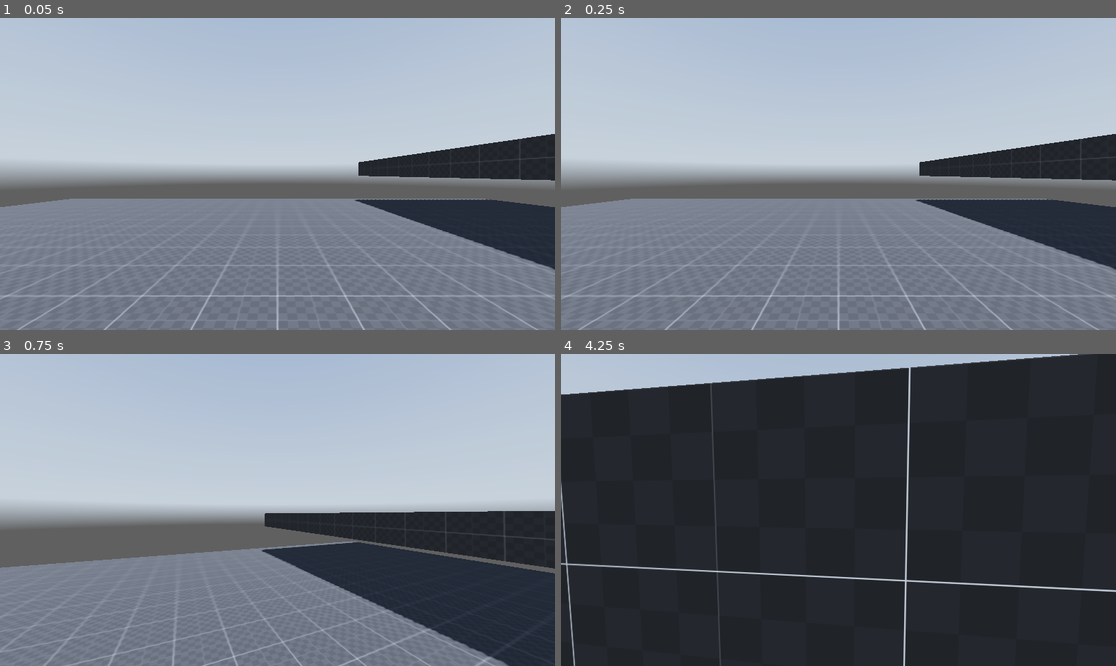
Above: before the commit, frames 1-4 (two rows, left to right).
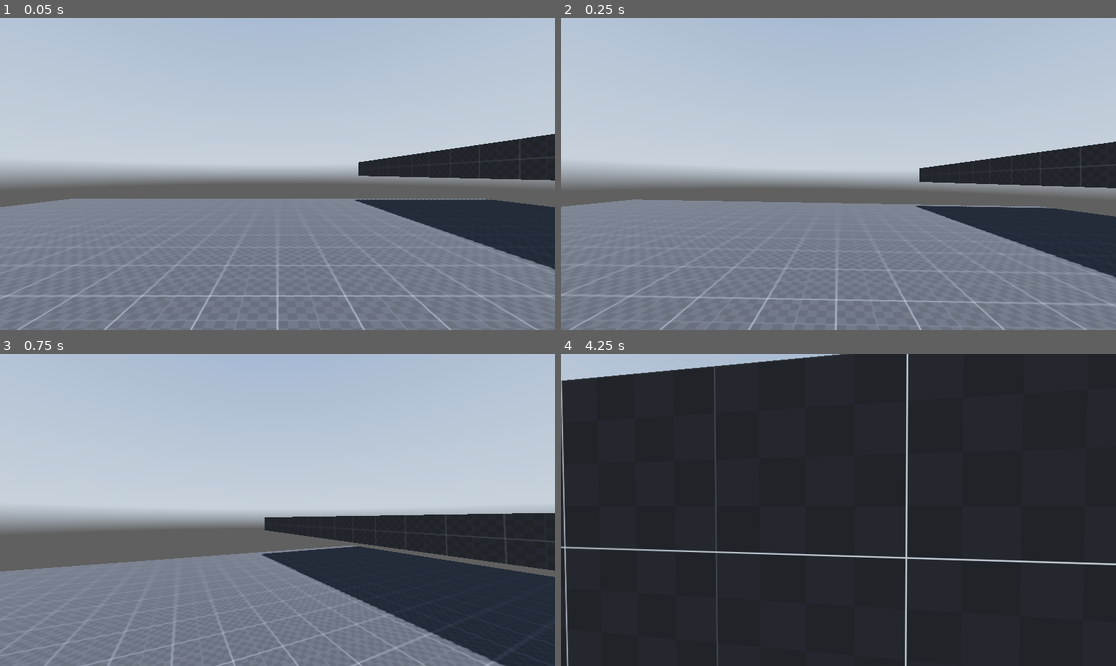
Above: after the commit, the same moments.

Repository: ubermensch04/FPS-Controller
Game: Godot game, scene res://scenes/main.tscn
The game is run twice, just before and just after one commit, with the same random seed, the same clock (stepped at 60 frames per second) and the same inputs. A sky picture missing from this copy of the repository is replaced by a grey-blue gradient.
Inputs (mouse positions are in pixels of both pictures, inside the frame that each line leads up to):
- Up to frame 1 (0.05 s): no input
- Up to frame 2 (0.25 s): no input
- Up to frame 3 (0.75 s): tap Enter (ui_accept) at 0.5 s; move the mouse to (305, 510) at 0.52 s; hold W (forward) from 0.53 s (still down); hold Alt (free_look) from 0.53 s (still down)
- Up to frame 4 (4.25 s): keep holding W (forward); tap Enter (ui_accept) at 0.77, 0.8, 1.07, 1.35, 1.52, 1.82, 2.3, 3.02, 3.32, 3.77, 3.8, 4.07 s; move the mouse to (810, 510) at 1.27 s; release Alt (free_look) at 1.28 s; tap Alt (free_look) at 1.55, 2.85 s; move the mouse to (849, 503) at 2.02 s; hold Ctrl (crouch) 2.03-2.78 s; move the mouse to (832, 516) at 2.77 s; move the mouse to (877, 513) at 3.52 s; hold Shift (sprint) from 3.53 s (still down)

Frame 1 is identical in both runs. In frame 2, 8.0% of the frame differs, in the area x 0-100%, y 37-100%; in frame 3, 5.0%; in frame 4, 6.6%.

Commit message:
added movement animations
rolling and jump animations

Diff:
--- a/player.gd
+++ b/player.gd
@@ -8,6 +8,7 @@
 @onready var ray_cast_3d = $RayCast3D
 @onready var neck = $Neck
 @onready var camera_3d = $Neck/Head/Eyes/Camera3D
+@onready var animation_player = $Neck/Head/Eyes/AnimationPlayer
 
 #Speed Variables
 var current_speed = 5.0
@@ -47,6 +48,7 @@
 var lerp_speed= 15
 var free_look_tilt=8
 var air_lerp_speed=3.0
+var last_velocity=Vector2.ZERO
 
 #Input Variables
 var direction=Vector3.ZERO
@@ -113,15 +115,15 @@
 	#handling free looking
 	if Input.is_action_pressed("free_look") || sliding:
 		free_looking=true
-		camera_3d.rotation.z=neck.rotation.y*-deg_to_rad(free_look_tilt)
+		#camera_3d.rotation.z=neck.rotation.y*-deg_to_rad(free_look_tilt)
 		if sliding:
-			camera_3d.rotation.z=lerp(camera_3d.rotation.z,-deg_to_rad(7.0),delta*lerp_speed)
+			eyes.rotation.z=lerp(eyes.rotation.z,-deg_to_rad(7.0),delta*lerp_speed)
 		else:
-			camera_3d.rotation.z=neck.rotation.y*-deg_to_rad(free_look_tilt)
+			eyes.rotation.z=neck.rotation.y*-deg_to_rad(free_look_tilt)
 	else:
 		free_looking=false
 		neck.rotation.y=lerp(neck.rotation.y,0.0,delta*lerp_speed)
-		camera_3d.rotation.z=lerp(camera_3d.rotation.z,0.0,delta*lerp_speed)
+		eyes.rotation.z=lerp(eyes.rotation.z,0.0,delta*lerp_speed)
 
 	#Handling Sliding
 	if sliding:
@@ -158,6 +160,15 @@
 	if Input.is_action_just_pressed("ui_accept") and is_on_floor():
 		velocity.y = jump_velocity
 		sliding=false
+		animation_player.play("jump")
+
+	if is_on_floor():
+		if last_velocity.y<-10.0:
+			animation_player.play("roll")
+			print(last_velocity.y)
+		elif last_velocity.y<0.0:
+			animation_player.play("landing")
+			print(last_velocity.y)
 	if is_on_floor():
 		direction = lerp(direction,(transform.basis * Vector3(input_dir.x, 0, input_dir.y)).normalized(),delta*lerp_speed)
 	else:
@@ -174,5 +185,5 @@
 	else:
 		velocity.x = move_toward(velocity.x, 0, current_speed)
 		velocity.z = move_toward(velocity.z, 0, current_speed)
-
+	last_velocity=velocity
 	move_and_slide()
--- a/scenes/main.tscn
+++ b/scenes/main.tscn
@@ -25,6 +25,125 @@
 [sub_resource type="CapsuleShape3D" id="CapsuleShape3D_6usr2"]
 height = 1.0
 
+[sub_resource type="Animation" id="Animation_ouyx7"]
+resource_name = "jump"
+length = 0.3
+tracks/0/type = "value"
+tracks/0/imported = false
+tracks/0/enabled = true
+tracks/0/path = NodePath("Camera3D:rotation")
+tracks/0/interp = 1
+tracks/0/loop_wrap = true
+tracks/0/keys = {
+"times": PackedFloat32Array(0, 0.1, 0.3),
+"transitions": PackedFloat32Array(1, 1, 1),
+"update": 0,
+"values": [Vector3(0, 0, 0), Vector3(0.0523599, 0, 0), Vector3(0, 0, 0)]
+}
+tracks/1/type = "value"
+tracks/1/imported = false
+tracks/1/enabled = true
+tracks/1/path = NodePath("Camera3D:position")
+tracks/1/interp = 1
+tracks/1/loop_wrap = true
+tracks/1/keys = {
+"times": PackedFloat32Array(0, 0.1, 0.3),
+"transitions": PackedFloat32Array(1, 1, 1),
+"update": 0,
+"values": [Vector3(0, 0, 0), Vector3(0, -0.1, 0), Vector3(0, 0, 0)]
+}
+
+[sub_resource type="Animation" id="Animation_gc28c"]
+length = 0.001
+tracks/0/type = "value"
+tracks/0/imported = false
+tracks/0/enabled = true
+tracks/0/path = NodePath("Camera3D:rotation")
+tracks/0/interp = 1
+tracks/0/loop_wrap = true
+tracks/0/keys = {
+"times": PackedFloat32Array(0),
+"transitions": PackedFloat32Array(1),
+"update": 0,
+"values": [Vector3(0, 0, 0)]
+}
+tracks/1/type = "value"
+tracks/1/imported = false
+tracks/1/enabled = true
+tracks/1/path = NodePath("Camera3D:position")
+tracks/1/interp = 1
+tracks/1/loop_wrap = true
+tracks/1/keys = {
+"times": PackedFloat32Array(0),
+"transitions": PackedFloat32Array(1),
+"update": 0,
+"values": [Vector3(0, 0, 0)]
+}
+
+[sub_resource type="Animation" id="Animation_y2bui"]
+resource_name = "landing"
+length = 0.3
+tracks/0/type = "value"
+tracks/0/imported = false
+tracks/0/enabled = true
+tracks/0/path = NodePath("Camera3D:rotation")
+tracks/0/interp = 1
+tracks/0/loop_wrap = true
+tracks/0/keys = {
+"times": PackedFloat32Array(0, 0.1, 0.3),
+"transitions": PackedFloat32Array(1, 1, 1),
+"update": 0,
+"values": [Vector3(0, 0, 0), Vector3(0.0523599, 0, 0.0349066), Vector3(0, 0, 0)]
+}
+tracks/1/type = "value"
+tracks/1/imported = false
+tracks/1/enabled = true
+tracks/1/path = NodePath("Camera3D:position")
+tracks/1/interp = 1
+tracks/1/loop_wrap = true
+tracks/1/keys = {
+"times": PackedFloat32Array(0, 0.1, 0.3),
+"transitions": PackedFloat32Array(1, 1, 1),
+"update": 0,
+"values": [Vector3(0, 0, 0), Vector3(0, -0.1, 0), Vector3(0, 0, 0)]
+}
+
+[sub_resource type="Animation" id="Animation_gfu7g"]
+resource_name = "roll"
+length = 0.6
+tracks/0/type = "value"
+tracks/0/imported = false
+tracks/0/enabled = true
+tracks/0/path = NodePath("Camera3D:rotation")
+tracks/0/interp = 1
+tracks/0/loop_wrap = true
+tracks/0/keys = {
+"times": PackedFloat32Array(0, 0.3, 0.6),
+"transitions": PackedFloat32Array(1, 1, 1),
+"update": 0,
+"values": [Vector3(0, 0, 0), Vector3(-3.14159, 0, 0.0349066), Vector3(-6.28319, 0, 0)]
+}
+tracks/1/type = "value"
+tracks/1/imported = false
+tracks/1/enabled = true
+tracks/1/path = NodePath("Camera3D:position")
+tracks/1/interp = 1
+tracks/1/loop_wrap = true
+tracks/1/keys = {
+"times": PackedFloat32Array(0, 0.3, 0.6),
+"transitions": PackedFloat32Array(1, 1, 1),
+"update": 0,
+"values": [Vector3(0, 0, 0), Vector3(0, -0.5, 0), Vector3(0, 0, 0)]
+}
+
+[sub_resource type="AnimationLibrary" id="AnimationLibrary_1p4tj"]
+_data = {
+"RESET": SubResource("Animation_gc28c"),
+"jump": SubResource("Animation_ouyx7"),
+"landing": SubResource("Animation_y2bui"),
+"roll": SubResource("Animation_gfu7g")
+}
+
 [node name="World" type="Node3D"]
 
 [node name="Stage" type="Node3D" parent="."]
@@ -35,6 +154,12 @@
 size = Vector3(30, 1, 30)
 material = SubResource("StandardMaterial3D_7jdue")
 
+[node name="CSGBox3D3" type="CSGBox3D" parent="Stage"]
+transform = Transform3D(1, 0, 0, 0, 1, 0, 0, 0, 1, 0, -12.0442, -22.0927)
+use_collision = true
+size = Vector3(30, 1, 30)
+material = SubResource("StandardMaterial3D_7jdue")
+
 [node name="CSGBox3D2" type="CSGBox3D" parent="Stage"]
 transform = Transform3D(1, 0, 0, 0, 1, 0, 0, 0, 1, 20.9618, 2.16378, 0)
 use_collision = true
@@ -72,3 +197,8 @@
 [node name="Eyes" type="Node3D" parent="Player/Neck/Head"]
 
 [node name="Camera3D" type="Camera3D" parent="Player/Neck/Head/Eyes"]
+
+[node name="AnimationPlayer" type="AnimationPlayer" parent="Player/Neck/Head/Eyes"]
+libraries = {
+"": SubResource("AnimationLibrary_1p4tj")
+}
Not shown: 1 places in scenes/main.tscn that only renumber resources
